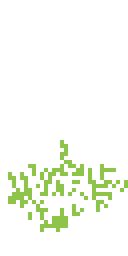
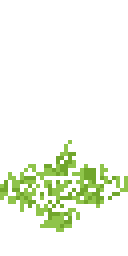
Two versions of the same layered image (128×256). Layer-by-layer changes:
painted on "grass" over 0, 140, 128, 232
